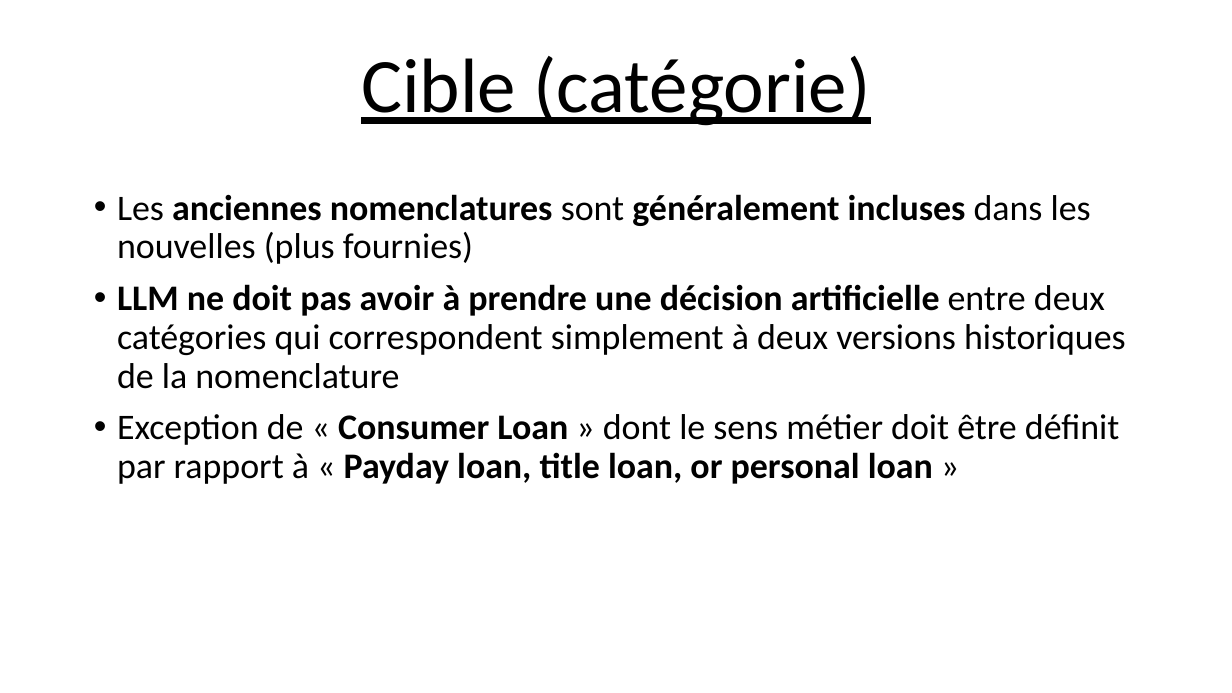
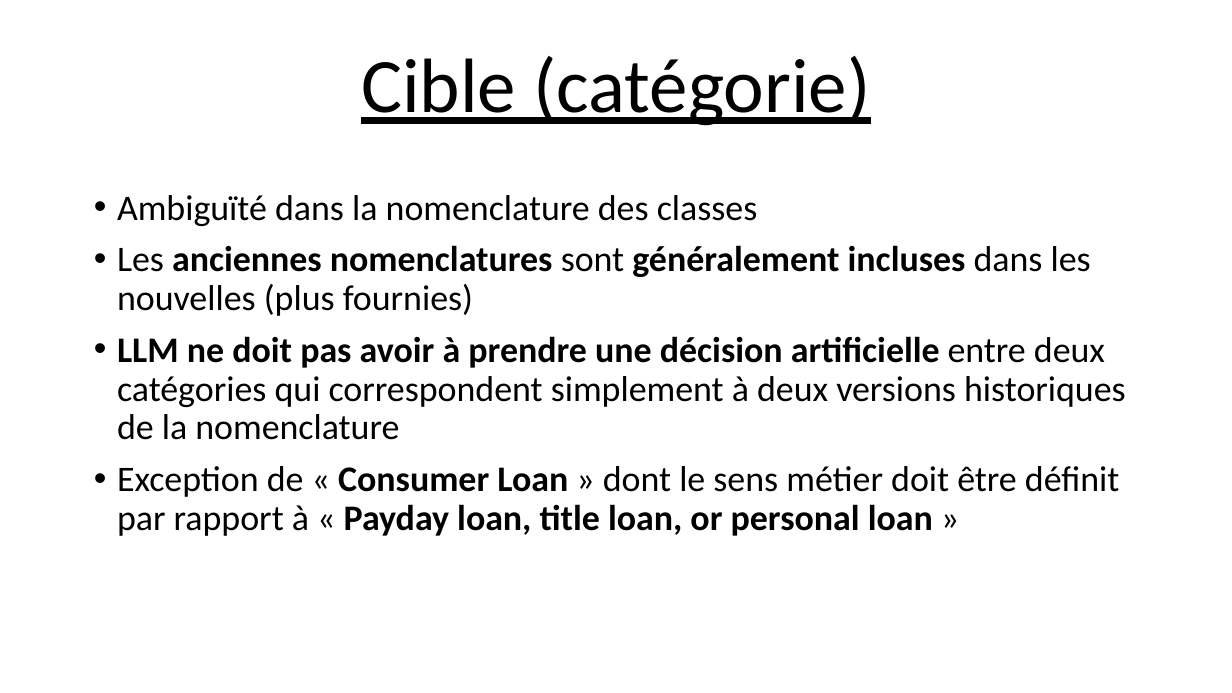
Before and after one commit to Ace4teaM/OCR-ZenAssist, a slide deck: slide 5 of Présentation.pptx. Drawn at 1232x693 pixels with LibreOffice and Linux fonts; fonts in the diff are those of the drawing. Boxes give left, top, right and bottom in pixels: in the first picture for what was removed or moved away, otherwise in the second. Text is boxed around its words. In the diff, an @@ line names an element or a change of style, - is before the commit and + after.

```diff
--- a/Présentation.pptx
+++ b/Présentation.pptx
@@ text at (117, 195, 758, 226): paragraph added @@
+• Ambiguïté dans la nomenclature des classes
```
Also in this commit, not shown: 9 other slides changed, 1 slide removed.
